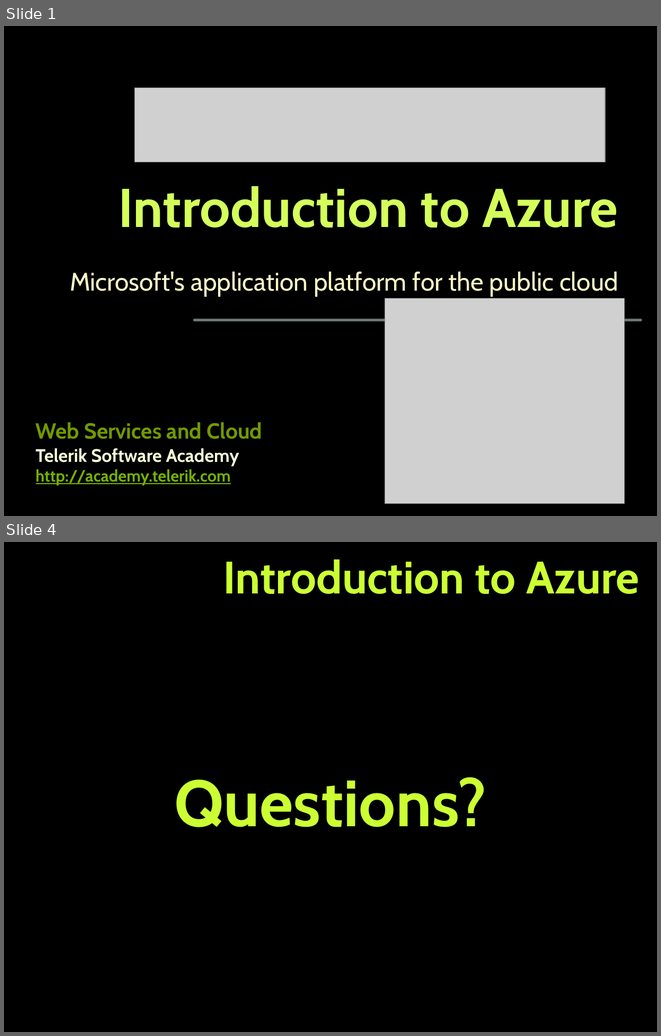
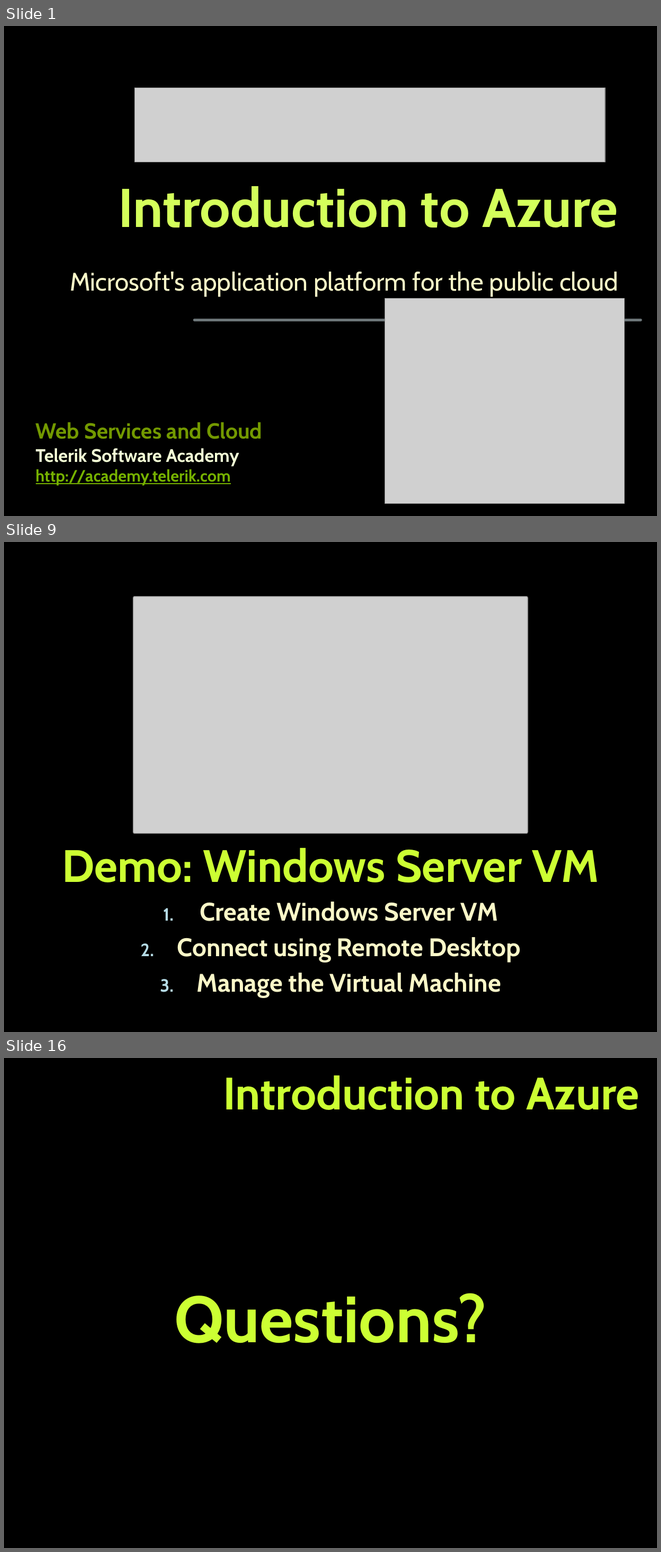
Before and after one commit to TelerikAcademy/Web-Services-and-Cloud, a slide deck: 09. Intro-to-Azure/Intro-to-Azure.pptx. Shown one above the other, each under a label of ours: slides 1 and 4 before the commit, slides 1, 9 and 16 after it; the slides between them are not shown. The pictures are 661x1036 and 661x1552 pixels, drawn with LibreOffice and Linux fonts; fonts in the diff are those of the drawing; grey boxes stand for pictures; background and template pictures are left out. Boxes give left, top, right and bottom in pixels: in the first picture for what was removed or moved away, otherwise in the second. Text is boxed around its words. In the diff, an @@ line names an element or a change of style, - is before the commit and + after.

```diff
--- a/09. Intro-to-Azure/Intro-to-Azure.pptx
+++ b/09. Intro-to-Azure/Intro-to-Azure.pptx
@@ slide 9 added at (4, 542, 657, 1032), background picture (left out) @@
@@ picture added at (133, 596, 528, 833) @@
@@ title added at (62, 847, 599, 883), 50 pt, text #CCFF33, bold @@
+Demo: Windows Server VM
@@ subtitle added at (177, 901, 520, 997), 28 pt, text #FAF7C8, bold @@
+1. Create Windows Server VM
+2. Connect using Remote Desktop
+3. Manage the Virtual Machine
@@ what was slide 4 is now slide 16 @@
```
Also in this commit, not shown: 1 slide changed, 12 other slides added, 1 slide removed.
